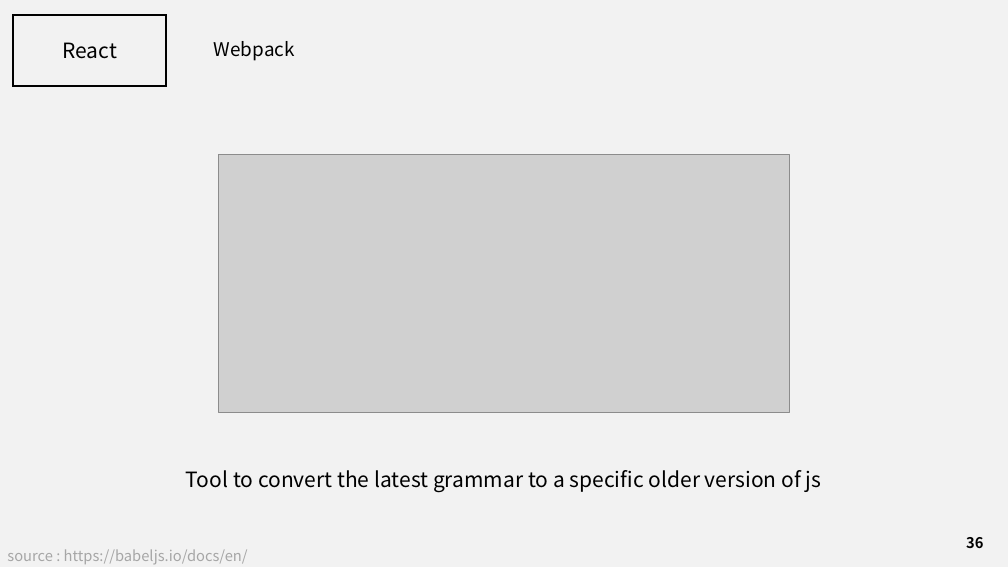
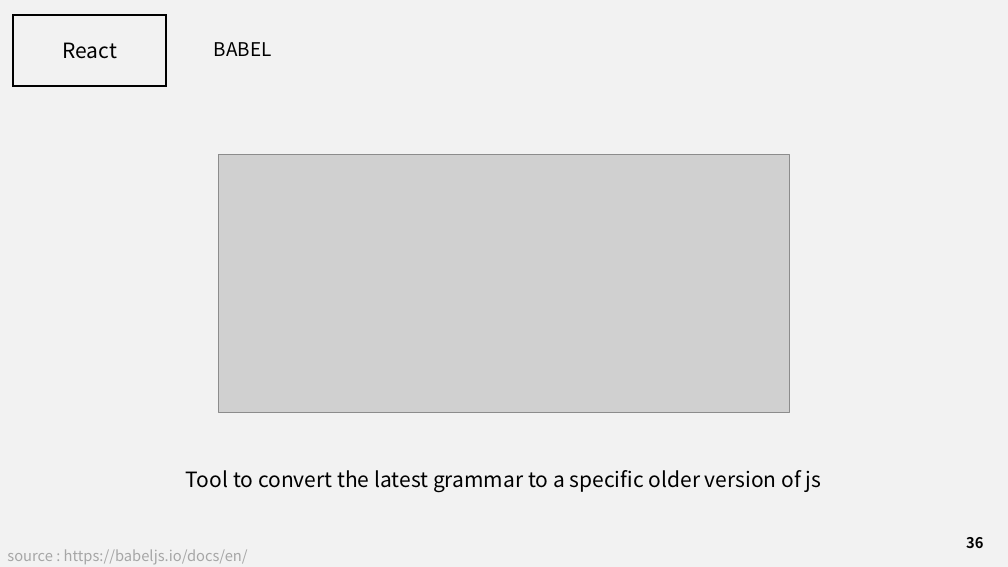
Before and after one commit to J3SUNG/Seminar, a slide deck: slide 36 of 210113_React.pptx. Drawn at 1008x567 pixels with LibreOffice and Linux fonts; fonts in the diff are those of the drawing; grey boxes stand for pictures. Boxes give left, top, right and bottom in pixels: in the first picture for what was removed or moved away, otherwise in the second. Text is boxed around its words. In the diff, an @@ line names an element or a change of style, - is before the commit and + after.

```diff
--- a/210113_React.pptx
+++ b/210113_React.pptx
@@ text at bbox=[214, 42, 272, 56]: text changed @@
-Webpack
+BABEL
```
Also in this commit, not shown: 1 slide added, 1 other file.
